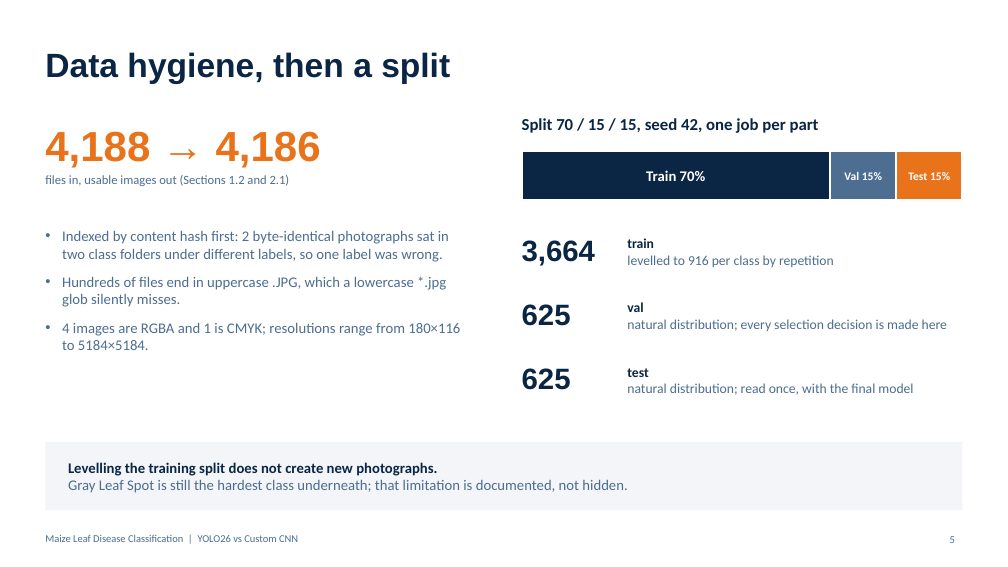
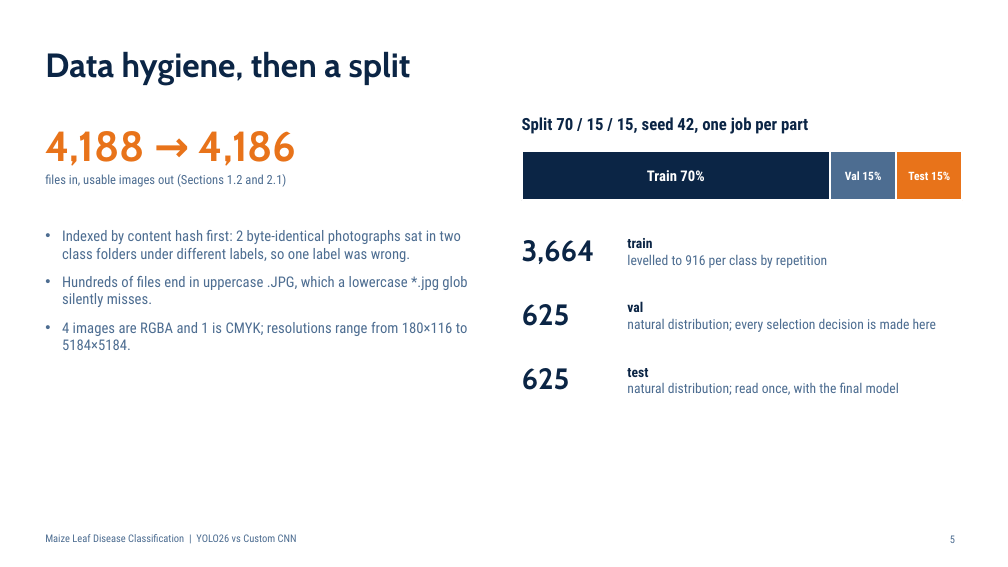
Before and after one commit to WillardDev/Maize-Disease-Detection, a slide deck: slide 5 of maize_disease.pptx. Drawn at 1008x567 pixels with LibreOffice and Linux fonts; fonts in the diff are those of the drawing. Boxes give left, top, right and bottom in pixels: in the first picture for what was removed or moved away, otherwise in the second. Text is boxed around its words. In the diff, an @@ line names an element or a change of style, - is before the commit and + after.

```diff
--- a/maize_disease.pptx
+++ b/maize_disease.pptx
@@ font Arial to Cabin in 5 elements at <box>45,51,411,85</box>, <box>45,131,297,166</box>, <box>522,240,595,264</box>, <box>522,304,570,326</box>, <box>522,368,570,390</box> @@
@@ rectangle removed at <box>45,442,963,510</box> @@
@@ text removed at <box>68,462,627,493</box> @@
-Levelling the training split does not create new photographs.
-Gray Leaf Spot is still the hardest class underneath; that limitation is documented, not hidden.
@@ font Calibri to Roboto Condensed in 10 elements at <box>45,174,287,187</box>, <box>62,230,468,350</box>, <box>522,117,808,134</box>, <box>647,170,704,181</box>, <box>845,171,881,180</box>, <box>908,171,950,180</box>, <box>627,238,827,268</box>, <box>627,301,936,332</box>, <box>627,368,899,395</box>, <box>45,534,297,542</box> @@
```
Also in this commit, not shown: 17 other slides changed, 1 slide added, 1 slide removed.
